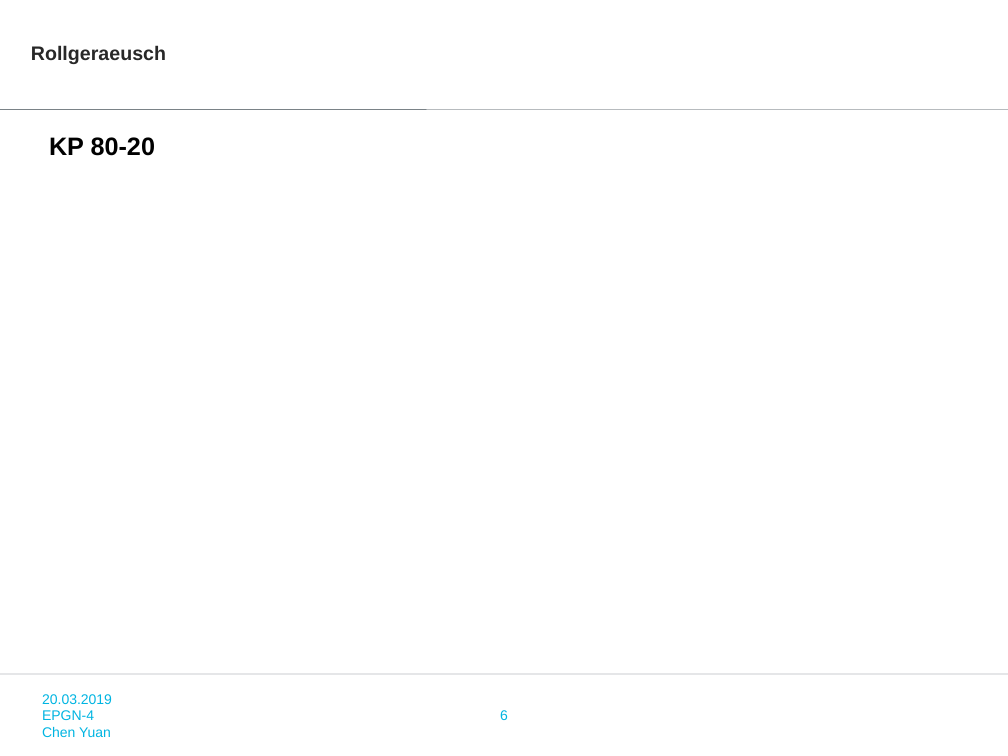
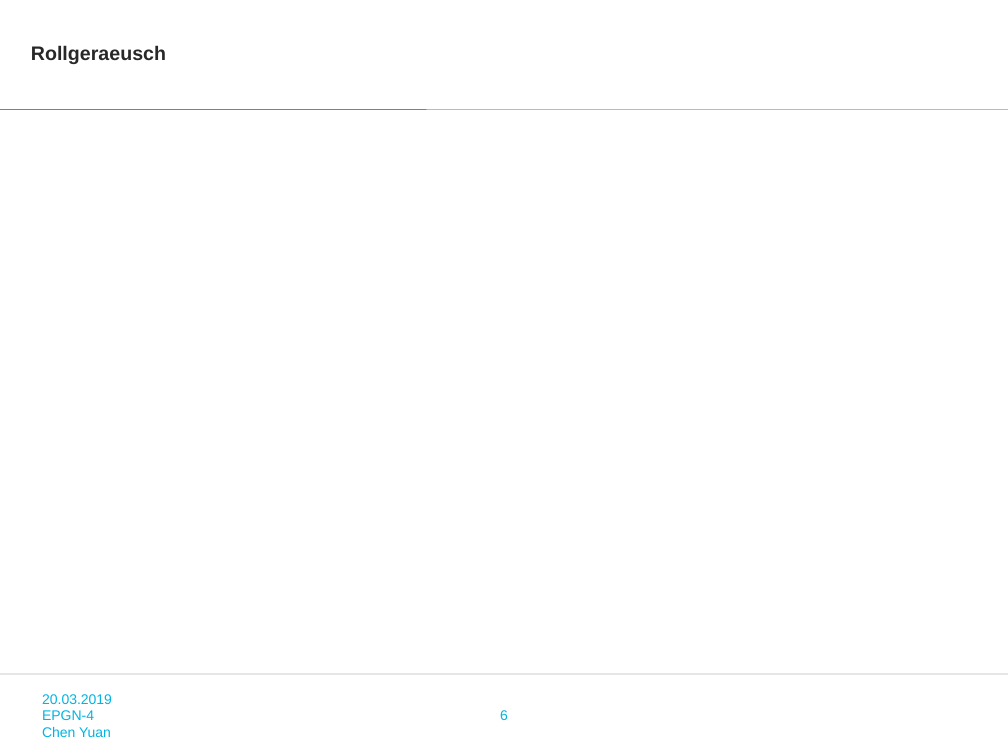
Before and after one commit to zhangxingjing/EPGN_INFO, a slide deck: slide 6 of epgn_info/epgn_info/apps/calculate/PPTModel/4zuo.pptx. Drawn at 1008x756 pixels with LibreOffice and Linux fonts; fonts in the diff are those of the drawing; background and template pictures are left out. Boxes give left, top, right and bottom in pixels: in the first picture for what was removed or moved away, otherwise in the second. Text is boxed around its words. In the diff, an @@ line names an element or a change of style, - is before the commit and + after.

```diff
--- a/epgn_info/epgn_info/apps/calculate/PPTModel/4zuo.pptx
+++ b/epgn_info/epgn_info/apps/calculate/PPTModel/4zuo.pptx
@@ text removed at [49, 137, 155, 156] @@
-KP 80-20
```
Also in this commit, not shown: 9 other slides changed, 5 other files.
